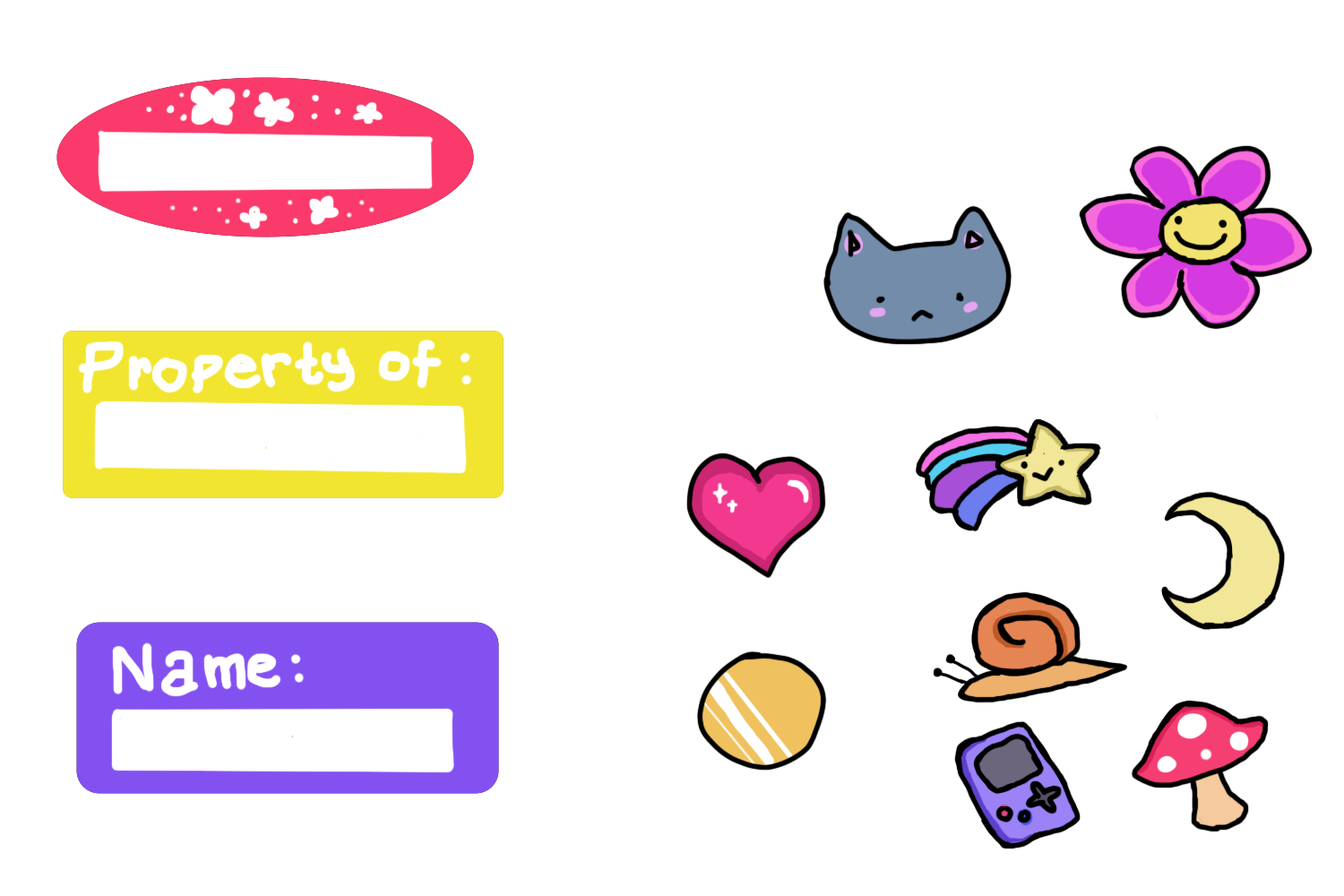
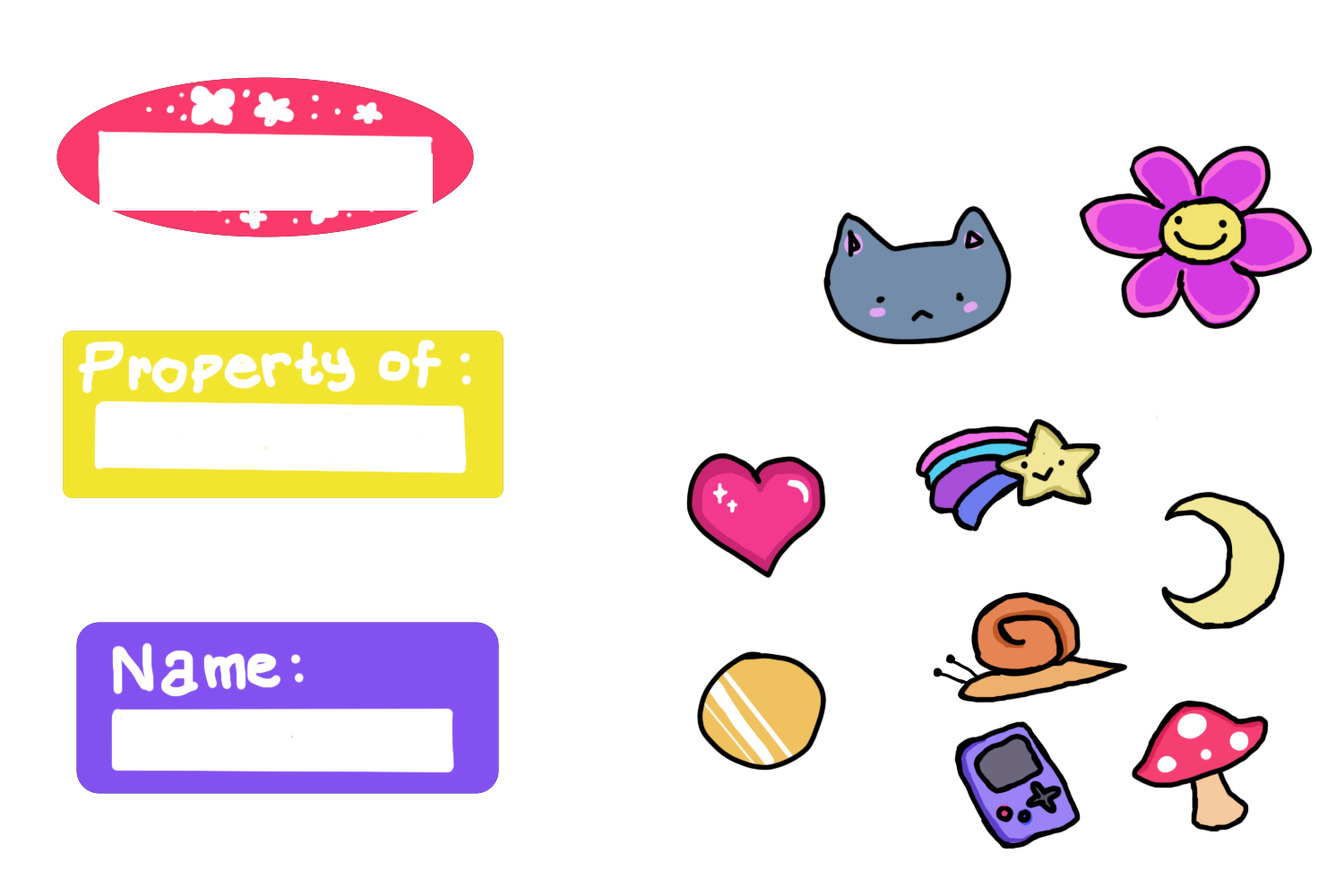
Revision of a layered 1344x896 image; what changed, layer by layer:
painted on "Layer 1" over [99, 149, 433, 211]
